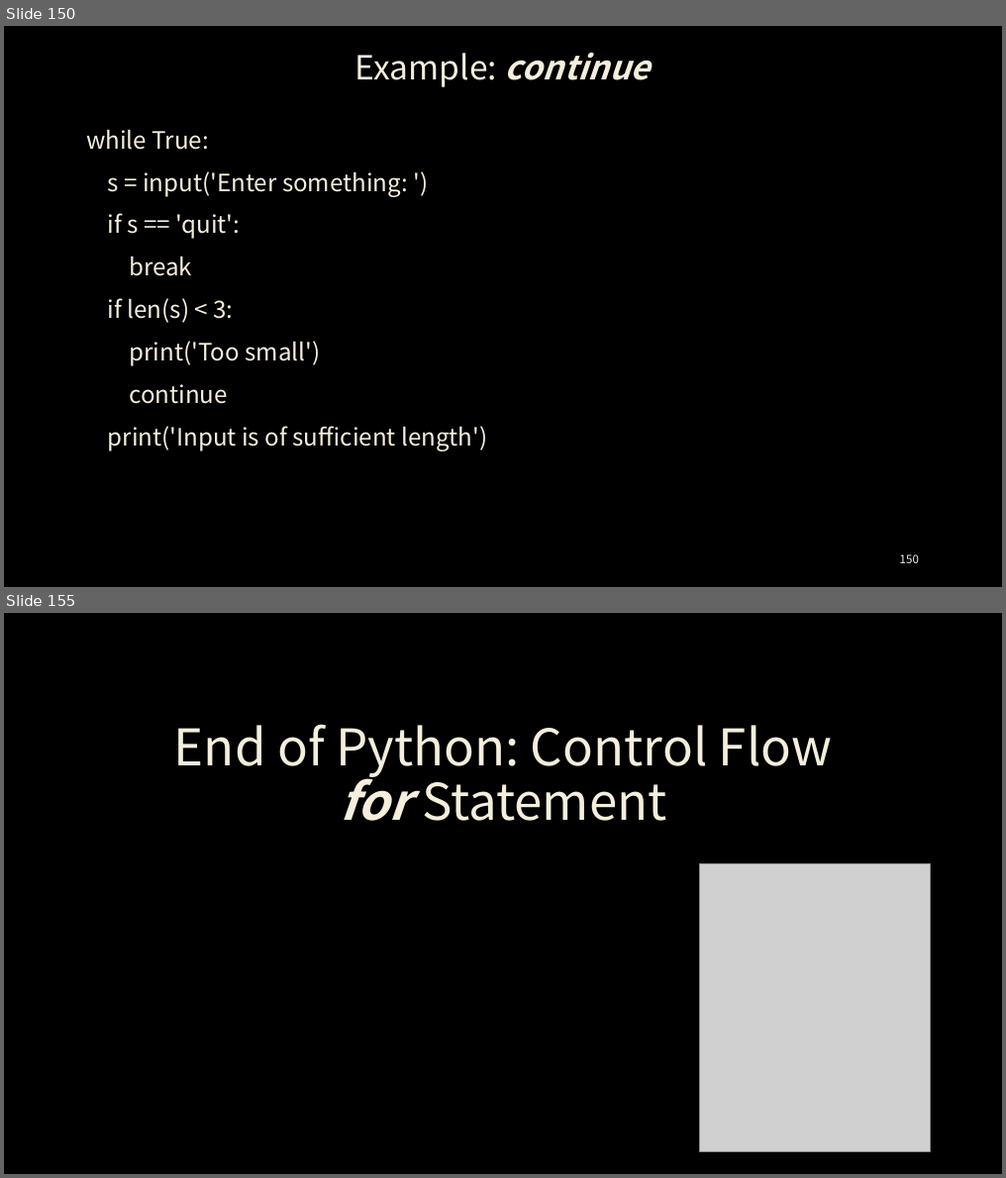
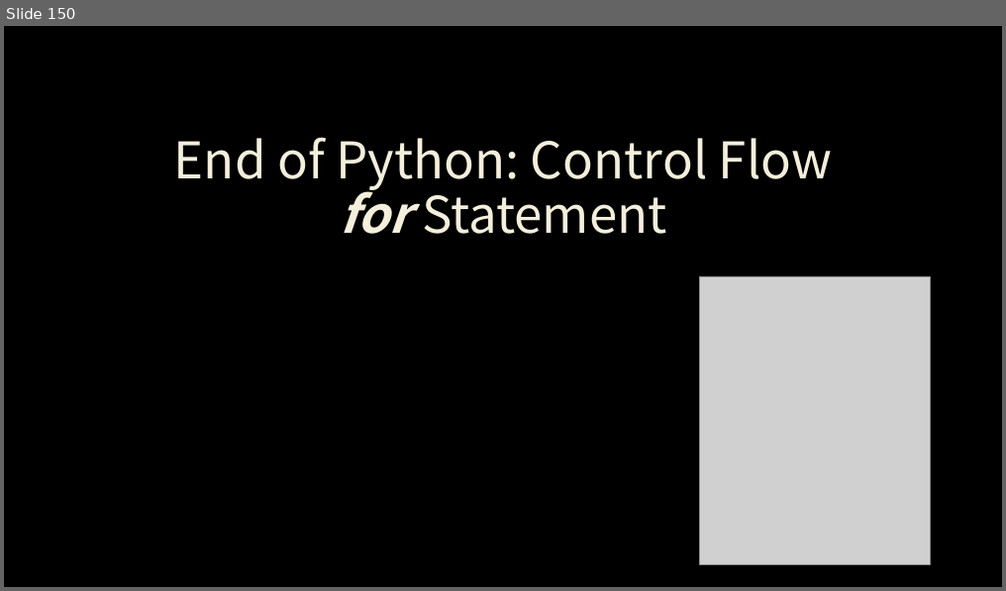
Before and after one commit to ancestor9/24_python-programimming-1, a slide deck: week4_5/week_04_Control Flow-for Statement.pptx. Shown one above the other, each under a label of ours: slides 150 and 155 before the commit, slide 150 after it; the slides between them are not shown. The pictures are 1006x1178 and 1006x591 pixels, drawn with LibreOffice and Linux fonts; fonts in the diff are those of the drawing; grey boxes stand for pictures; background and template pictures are left out. Boxes give left, top, right and bottom in pixels: in the first picture for what was removed or moved away, otherwise in the second. Text is boxed around its words. In the diff, an @@ line names an element or a change of style, - is before the commit and + after.

```diff
--- a/week4_5/week_04_Control Flow-for Statement.pptx
+++ b/week4_5/week_04_Control Flow-for Statement.pptx
@@ slide 150 removed at box(4, 26, 1002, 587), background picture (left out) @@
@@ title removed at box(355, 52, 649, 87) @@
-Example: continue
@@ text removed at box(86, 129, 487, 452) @@
-while True:
-s = input('Enter something: ')
-if s == 'quit':
-break
-if len(s) < 3:
-print('Too small')
-continue
-print('Input is of sufficient length')
@@ page number removed at box(900, 555, 919, 564) @@
-150
@@ what was slide 155 is now slide 150 @@
```
Also in this commit, not shown: 4 slides changed, 4 other slides removed.
